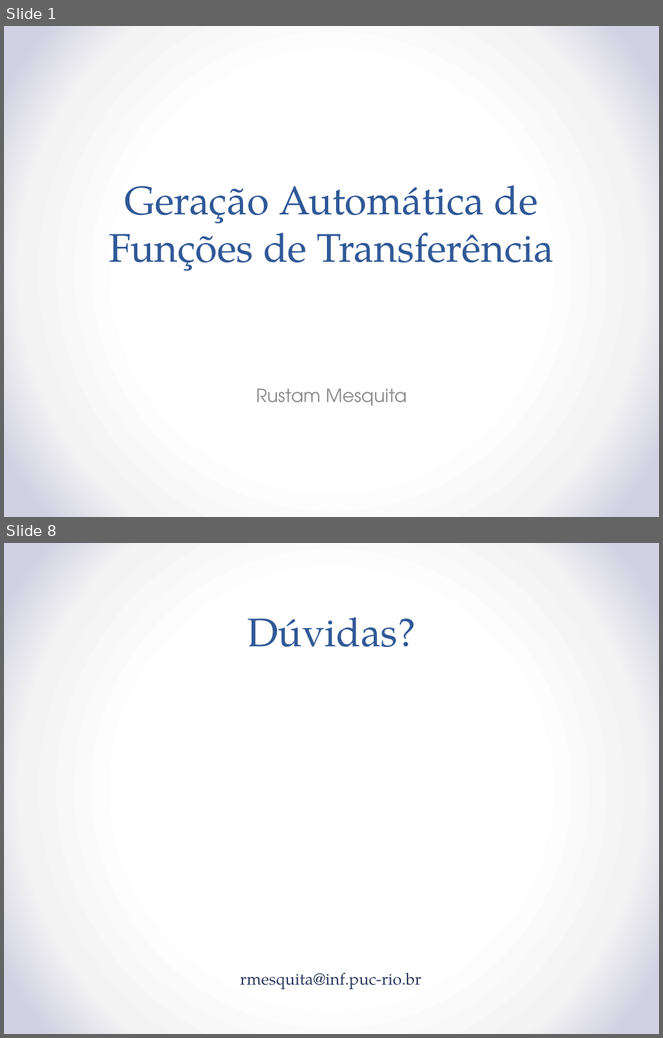
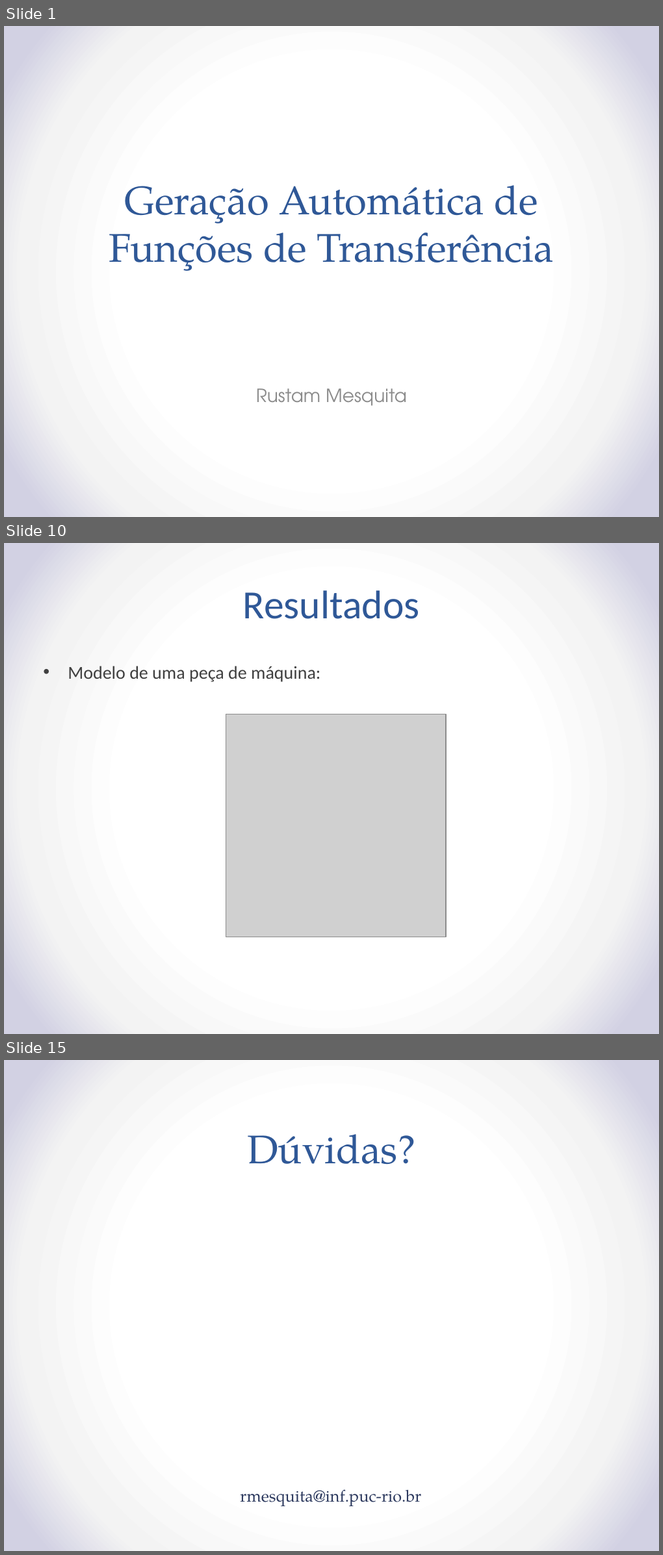
Before and after one commit to rustanitu/TFG, a slide deck: TransferFunctionResearch.pptx. Shown one above the other, each under a label of ours: slides 1 and 8 before the commit, slides 1, 10 and 15 after it; the slides between them are not shown. The pictures are 663x1038 and 663x1555 pixels, drawn with LibreOffice and Linux fonts; fonts in the diff are those of the drawing; grey boxes stand for pictures. Boxes give left, top, right and bottom in pixels: in the first picture for what was removed or moved away, otherwise in the second. Text is boxed around its words. In the diff, an @@ line names an element or a change of style, - is before the commit and + after.

```diff
--- a/TransferFunctionResearch.pptx
+++ b/TransferFunctionResearch.pptx
@@ slide 10 added at bbox=[4, 543, 659, 1034], background gradient #FFFFFF to #F4F4F4 to #D2D1E3 @@
@@ title added at bbox=[243, 590, 420, 619], 44 pt, text #2F5897 @@
+Resultados
@@ text added at bbox=[68, 666, 321, 682], 20 pt, text #404040 @@
+• Modelo de uma peça de máquina:
@@ picture added at bbox=[226, 715, 445, 938] @@
@@ what was slide 8 is now slide 15 @@
```
Also in this commit, not shown: 6 slides changed, 6 other slides added, 3 other files.
